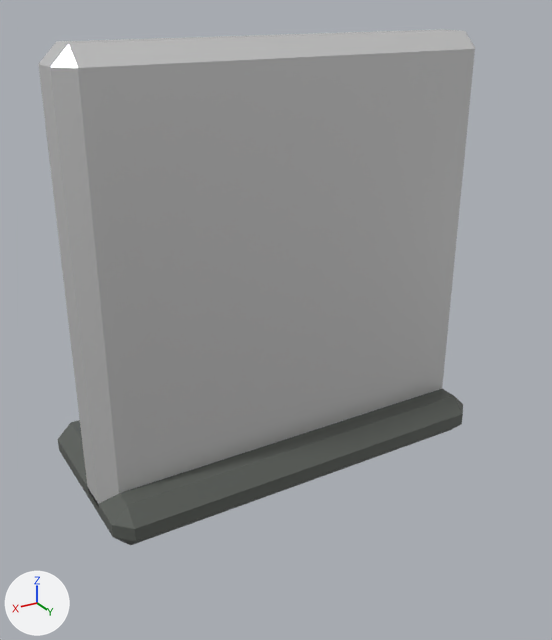
A saved change to the glTF model assets-source/shadow-circuit/circuit-kit-v2/terrain-exit.glb.
Camera for both pictures: a camera (50 mm lens) standing at (0.827, 1.454, 1.038) and looking at (-0.004, 0.069, 0.346). The axes (+X, +Y, +Z) are drawn at lower left. The lights are the same throughout. The older version comes first. Vertices at exactly the same position are counted once.

Before the edit, the objects in view are built like this:
```python
me_cube_114 = bpy.data.meshes.new('Cube.114')
me_cube_114.from_pydata(...)  # 408 vertices, 748 faces; spans x -0.47..0.47, y -0.18..0.26, z 0.0..0.96
# faces by material slot: [44, 44, 44, 616]
me_cube_114.materials.append(mat_circuit_edge)  # dark grey #60645f
me_cube_114.materials.append(mat_circuit_bronze)  # light grey #dddddd
me_cube_114.materials.append(mat_circuit_portal)  # blue #0755ec
me_cube_114.materials.append(mat_circuit_light_blue)  # cyan #8bffff
ob_terrain_exit = bpy.data.objects.new('terrain-exit', me_cube_114)
ob_terrain_exit.location = (0.0, 0.0, 0.0)
```
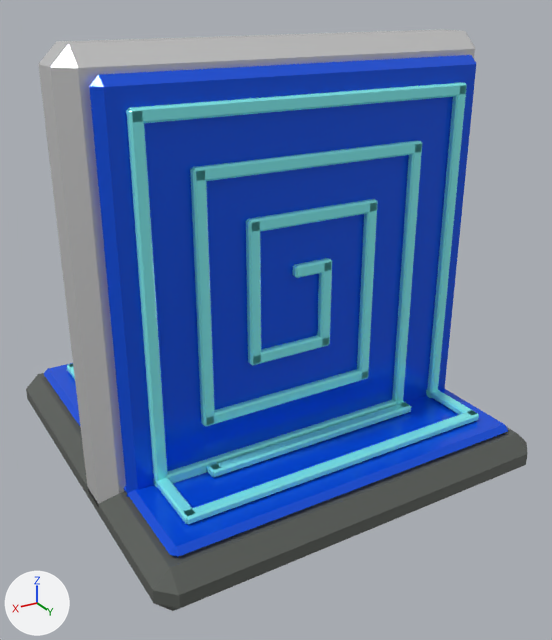
Pixel boxes (x1, y1, x2, y2) of what changed, in the pictures (552 x 640 px):
'terrain-exit', reshaped (15% wider, 13% taller)
    before: (38, 29, 475, 545)
    after: (26, 29, 528, 611)
part 1 of me_cube_114, added (cyan)
    after: (427, 85, 467, 398)
part 2 of me_cube_114, added (cyan)
    after: (127, 82, 466, 123)
part 3 of me_cube_114, added (cyan)
    after: (126, 108, 168, 488)
part 4 of me_cube_114, added
    after: (167, 400, 397, 483)
part 5 of me_cube_114, added (cyan)
    after: (392, 144, 422, 403)
part 6 of me_cube_114, added (cyan)
    after: (192, 140, 422, 181)
part 7 of me_cube_114, added (cyan)
    after: (190, 168, 215, 426)
part 8 of me_cube_114, added (cyan)
    after: (205, 369, 368, 427)
part 9 of me_cube_114, added (cyan)
    after: (357, 202, 378, 373)
part 10 of me_cube_114, added (cyan)
    after: (247, 199, 377, 232)
part 11 of me_cube_114, added (cyan)
    after: (246, 219, 261, 365)
part 12 of me_cube_114, added (cyan)
    after: (251, 335, 329, 366)
part 13 of me_cube_114, added (cyan)
    after: (317, 260, 332, 345)
part 14 of me_cube_114, added (cyan)
    after: (293, 258, 332, 278)
part 15 of me_cube_114, rebuilt (24% wider, 52% taller)
    before: (58, 389, 463, 545)
    after: (26, 373, 528, 611)
part 16 of me_cube_114, added
    after: (44, 55, 508, 557)

Diff of the bpy script that builds the scene:
```diff
--- a/assets-source/shadow-circuit/circuit-kit-v2/terrain-exit.glb.py
+++ b/assets-source/shadow-circuit/circuit-kit-v2/terrain-exit.glb.py
@@ me_cube_114 @@
-me_cube_114.from_pydata(...)  # 408 vertices, 748 faces; spans x -0.47..0.47, y -0.18..0.26, z 0.0..0.96
+me_cube_114.from_pydata(...)  # 1120 vertices, 2052 faces; spans x -0.47..0.47, y -0.47..0.47, z 0.0..0.96
+# me_cube_114 part 1: the loose piece of 24 vertices spanning x -0.373..-0.347, y -0.009..0.009, z 0.118..0.862 is copied, and the copy is moved by (0.0, 0.224, 0.0); it spans x -0.373..-0.347, y 0.215..0.233, z 0.118..0.862
+# me_cube_114 part 2: the loose piece of 24 vertices spanning x -0.372..0.372, y -0.009..0.009, z 0.837..0.863 is copied, and the copy is moved by (0.0, 0.224, 0.0); it spans x -0.372..0.372, y 0.215..0.233, z 0.837..0.863
+# me_cube_114 part 3: the loose piece of 24 vertices spanning x 0.347..0.373, y -0.009..0.009, z 0.118..0.862 is copied, and the copy is moved by (0.0, 0.224, 0.0); it spans x 0.347..0.373, y 0.215..0.233, z 0.118..0.862
+# me_cube_114 part 4: the loose piece of 24 vertices spanning x -0.262..0.372, y -0.009..0.009, z 0.117..0.143 is copied, and the copy is moved by (0.0, 0.224, 0.0); it spans x -0.262..0.372, y 0.215..0.233, z 0.117..0.143
+# me_cube_114 part 5: the loose piece of 24 vertices spanning x -0.263..-0.237, y -0.009..0.009, z 0.118..0.752 is copied, and the copy is moved by (0.0, 0.224, 0.0); it spans x -0.263..-0.237, y 0.215..0.233, z 0.118..0.752
+# me_cube_114 part 6: the loose piece of 24 vertices spanning x -0.262..0.262, y -0.009..0.009, z 0.727..0.753 is copied, and the copy is moved by (0.0, 0.224, 0.0); it spans x -0.262..0.262, y 0.215..0.233, z 0.727..0.753
+# me_cube_114 part 7: the loose piece of 24 vertices spanning x 0.237..0.263, y -0.009..0.009, z 0.228..0.752 is copied, and the copy is moved by (0.0, 0.224, 0.0); it spans x 0.237..0.263, y 0.215..0.233, z 0.228..0.752
+# me_cube_114 part 8: the loose piece of 24 vertices spanning x -0.152..0.262, y -0.009..0.009, z 0.227..0.253 is copied, and the copy is moved by (0.0, 0.224, 0.0); it spans x -0.152..0.262, y 0.215..0.233, z 0.227..0.253
+# me_cube_114 part 9: the loose piece of 24 vertices spanning x -0.153..-0.127, y -0.009..0.009, z 0.228..0.642 is copied, and the copy is moved by (0.0, 0.224, 0.0); it spans x -0.153..-0.127, y 0.215..0.233, z 0.228..0.642
+# me_cube_114 part 10: the loose piece of 24 vertices spanning x -0.152..0.152, y -0.009..0.009, z 0.617..0.643 is copied, and the copy is moved by (0.0, 0.224, 0.0); it spans x -0.152..0.152, y 0.215..0.233, z 0.617..0.643
+# me_cube_114 part 11: the loose piece of 24 vertices spanning x 0.127..0.153, y -0.009..0.009, z 0.338..0.642 is copied, and the copy is moved by (0.0, 0.224, 0.0); it spans x 0.127..0.153, y 0.215..0.233, z 0.338..0.642
+# me_cube_114 part 12: the loose piece of 24 vertices spanning x -0.042..0.152, y -0.009..0.009, z 0.337..0.363 is copied, and the copy is moved by (0.0, 0.224, 0.0); it spans x -0.042..0.152, y 0.215..0.233, z 0.337..0.363
+# me_cube_114 part 13: the loose piece of 24 vertices spanning x -0.043..-0.017, y -0.009..0.009, z 0.338..0.532 is copied, and the copy is moved by (0.0, 0.224, 0.0); it spans x -0.043..-0.017, y 0.215..0.233, z 0.338..0.532
+# me_cube_114 part 14: the loose piece of 24 vertices spanning x -0.042..0.047, y -0.009..0.009, z 0.507..0.533 is copied, and the copy is moved by (0.0, 0.224, 0.0); it spans x -0.042..0.047, y 0.215..0.233, z 0.507..0.533
+# me_cube_114 part 15: the loose piece of 24 vertices spanning x -0.47..0.47, y -0.18..0.26, z 0.0..0.1 is rebuilt with 24 vertices and now spans x -0.47..0.47, y -0.47..0.47, z 0.0..0.1
+# me_cube_114 part 16: 376 vertices added at x -0.425..0.425, y -0.425..0.425, z 0.065..0.915
 me_cube_114.materials.append(mat_circuit_edge)
```
